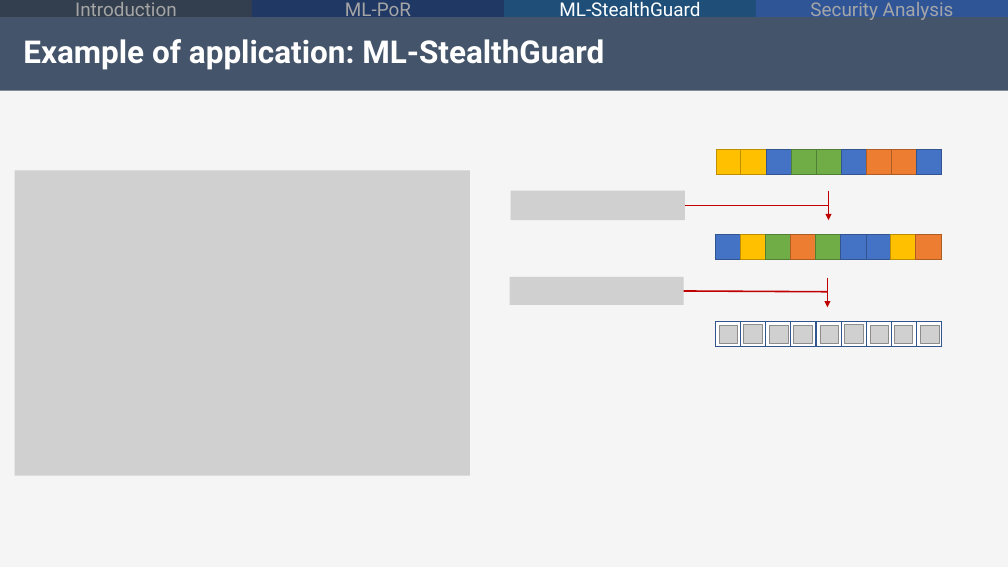
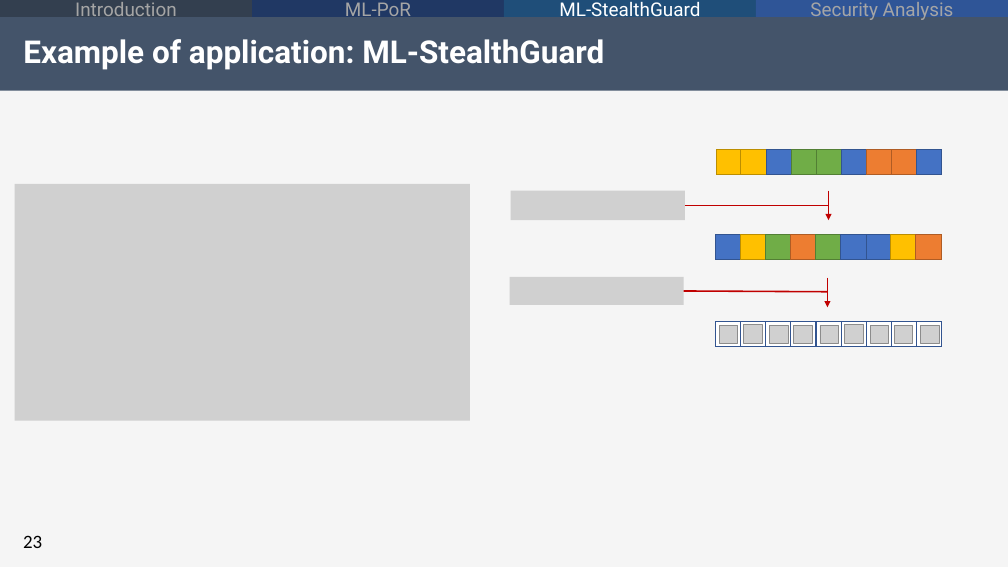
Before and after one commit to alecolu95/BigSec_ML-PoR, a slide deck: slide 23 of BigSec_presentation.pptx. Drawn at 1008x567 pixels with LibreOffice and Linux fonts; fonts in the diff are those of the drawing; grey boxes stand for pictures; background and template pictures are left out. Boxes give left, top, right and bottom in pixels: in the first picture for what was removed or moved away, otherwise in the second. Text is boxed around its words. In the diff, an @@ line names an element or a change of style, - is before the commit and + after.

```diff
--- a/BigSec_presentation.pptx
+++ b/BigSec_presentation.pptx
@@ picture: place and size @@
-picture at bbox=[14, 170, 470, 476]
+picture at bbox=[14, 184, 470, 420]
@@ page number added at bbox=[23, 535, 42, 548], 18 pt, text #000000 @@
+23
```
Also in this commit, not shown: 27 other slides changed.
